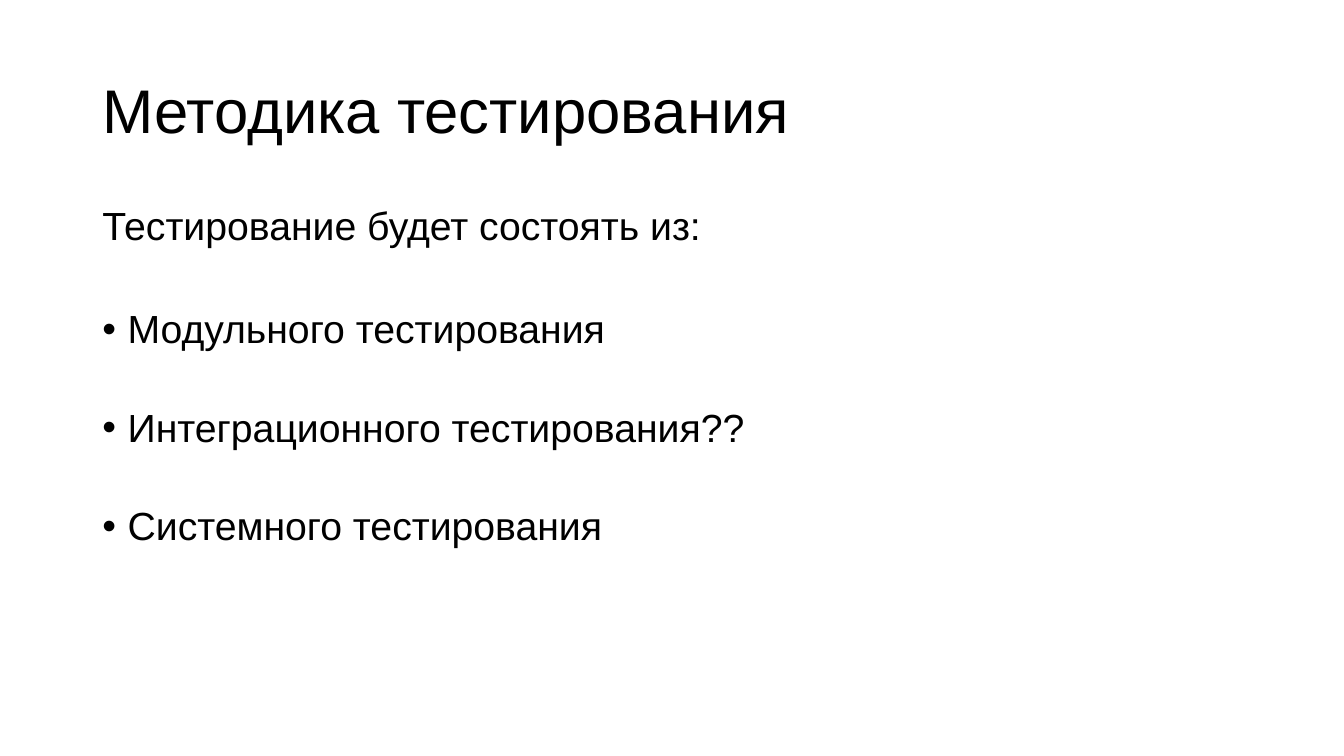
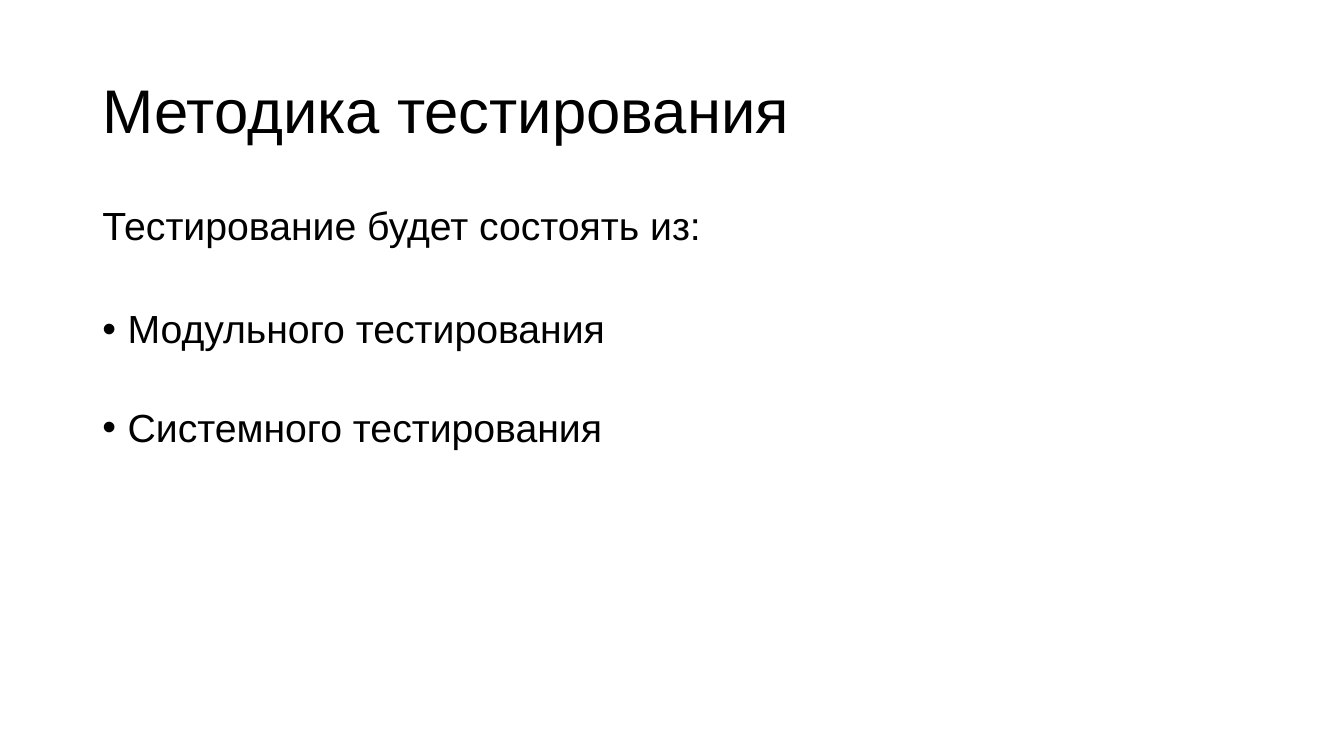
Before and after one commit to KozinOleg97/diplom, a slide deck: slide 26 of Vkr_p2.pptx (slide 22 before the commit). Drawn at 1344x756 pixels with LibreOffice and Linux fonts; fonts in the diff are those of the drawing. Boxes give left, top, right and bottom in pixels: in the first picture for what was removed or moved away, otherwise in the second. Text is boxed around its words. In the diff, an @@ line names an element or a change of style, - is before the commit and + after.

```diff
--- a/Vkr_p2.pptx
+++ b/Vkr_p2.pptx
@@ text at (x1=128, y1=414, x2=745, y2=450): paragraph removed @@
-• Интеграционного тестирования??
```
Also in this commit, not shown: 11 other slides changed, 6 slides added, 2 slides removed, 1 other file.
